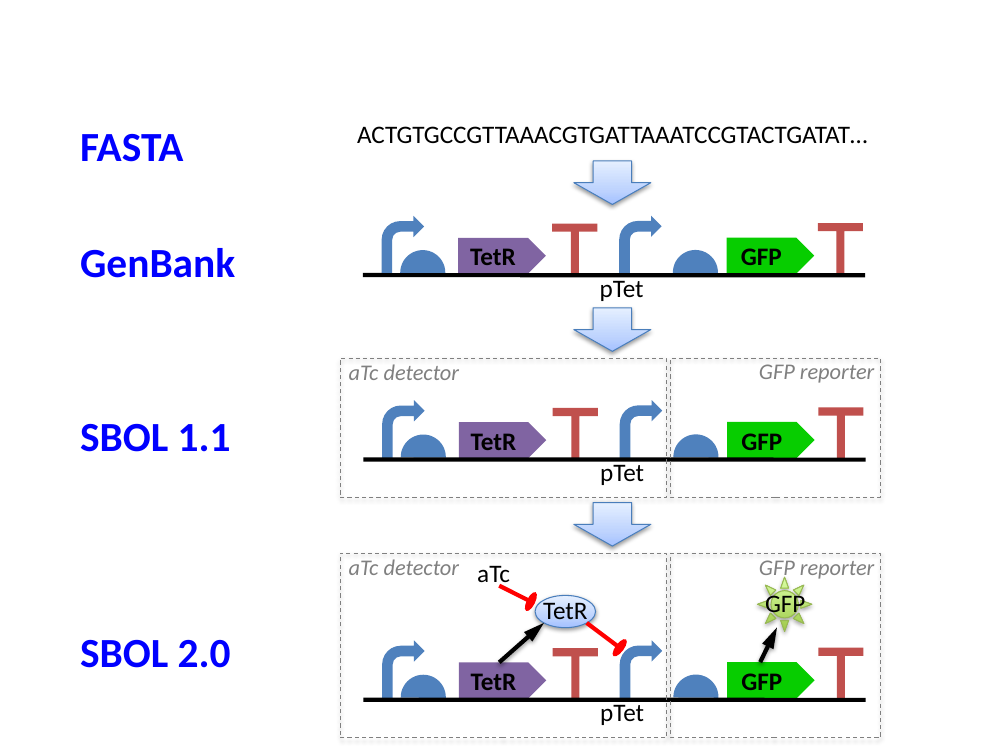
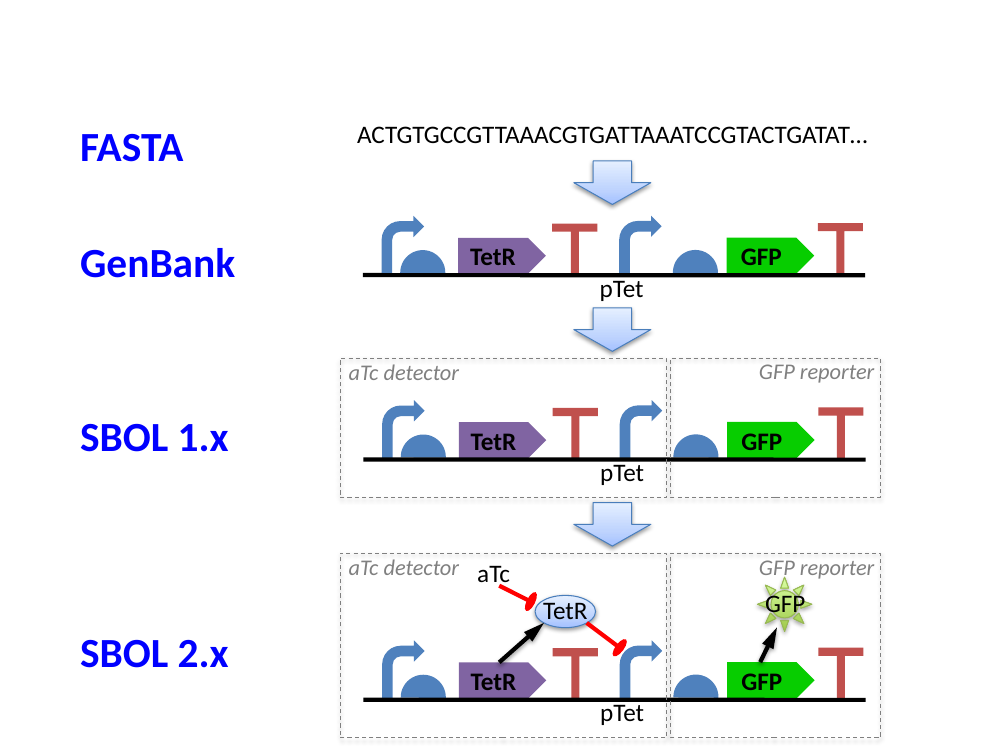
Before and after one commit to SynBioDex/SBOL-specification, a slide deck: slide 1 of images/format-comparison.pptx. Drawn at 1008x756 pixels with LibreOffice and Linux fonts; fonts in the diff are those of the drawing. Boxes give left, top, right and bottom in pixels: in the first picture for what was removed or moved away, otherwise in the second. Text is boxed around its words. In the diff, an @@ line names an element or a change of style, - is before the commit and + after.

```diff
--- a/images/format-comparison.pptx
+++ b/images/format-comparison.pptx
@@ text at (80, 424, 229, 668): text changed @@
-SBOL 1.1
-SBOL 2.0
+SBOL 1.x
+SBOL 2.x
```
Also in this commit, not shown: 8 other files.
